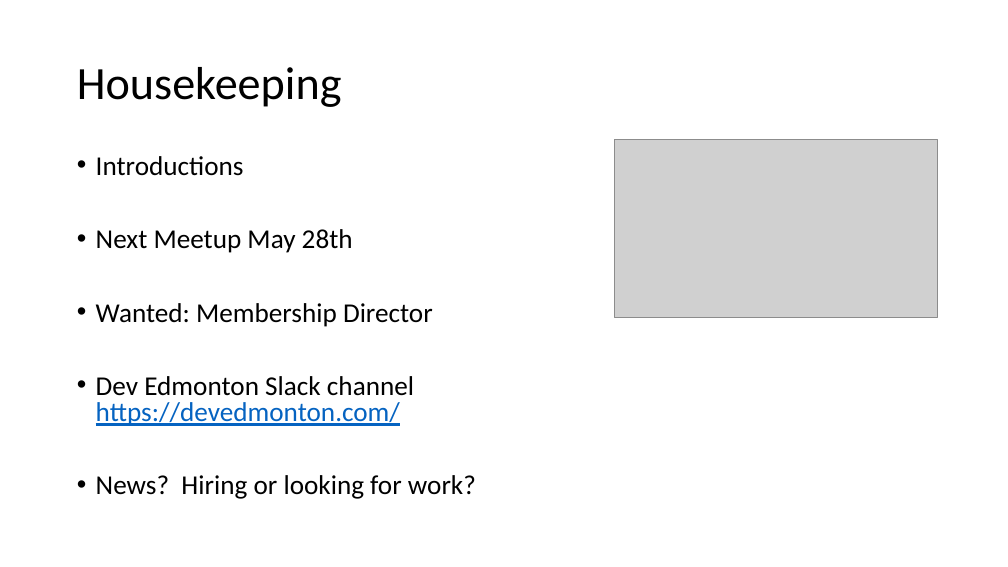
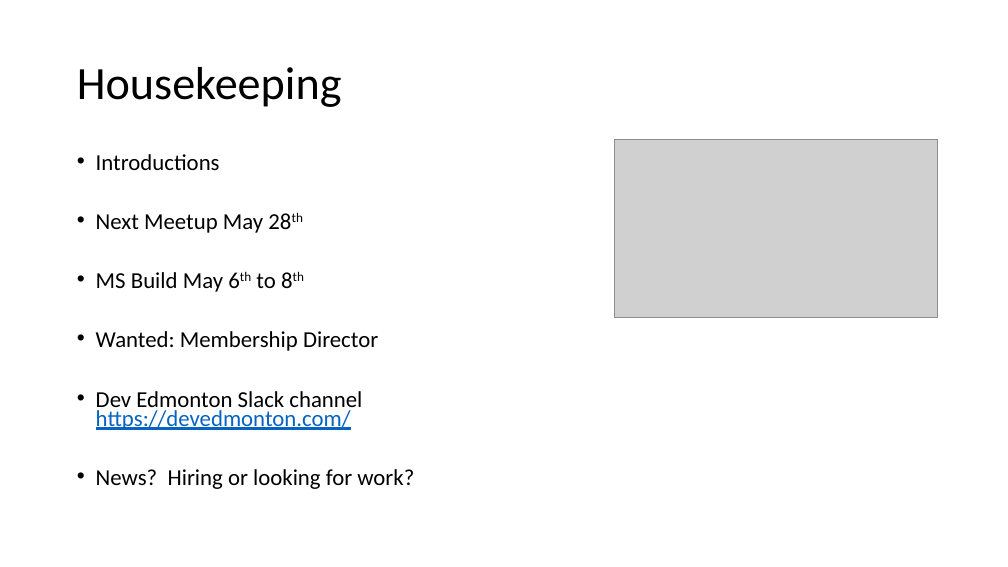
Before and after one commit to edmug/Meetup-2019-04-30, a slide deck: slide 2 of EDMUG Meetup 2019-04-30.pptx. Drawn at 1008x567 pixels with LibreOffice and Linux fonts; fonts in the diff are those of the drawing; grey boxes stand for pictures. Boxes give left, top, right and bottom in pixels: in the first picture for what was removed or moved away, otherwise in the second. Text is boxed around its words. In the diff, an @@ line names an element or a change of style, - is before the commit and + after.

Commit message:
Added MS Build dates.

```diff
--- a/EDMUG Meetup 2019-04-30.pptx
+++ b/EDMUG Meetup 2019-04-30.pptx
@@ text at (96, 154, 414, 489): size 25.9 to 21.7 pt in "Introductions", "Next Meetup May 28th", "Wanted: Membership Director", "Dev Edmonton Slack channel https://devedmonton.com/" and 1 more places; now superscript in "28th"; line spacing 0.8 to 0.7 @@
@@ text at (96, 272, 275, 292): paragraph added @@
+• MS Build May 6th to 8th
```
